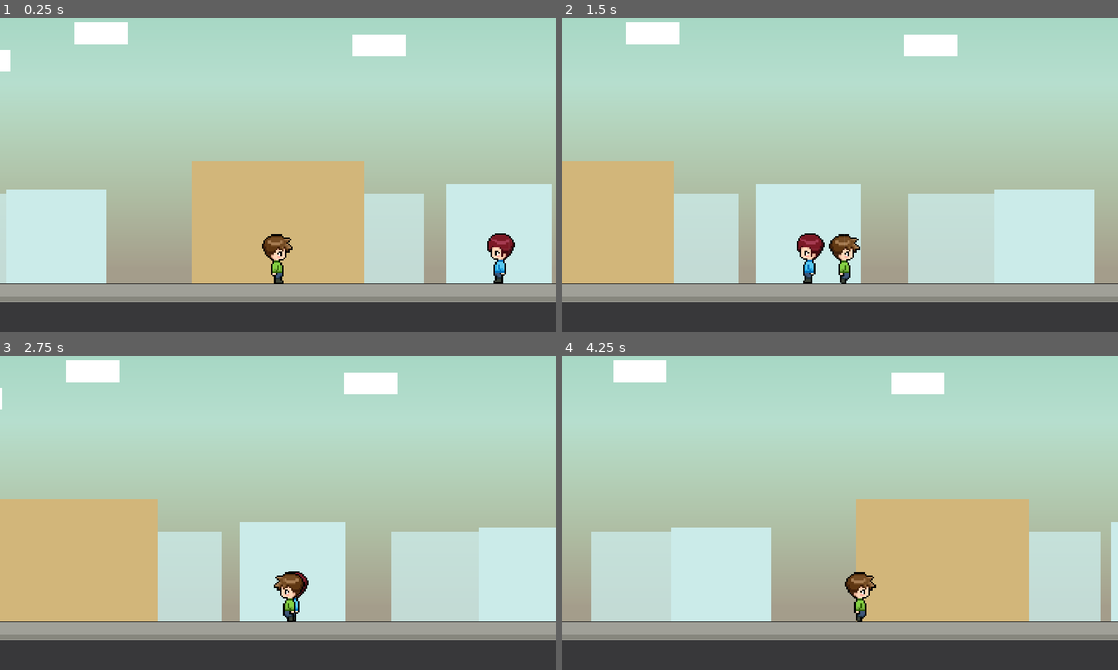
Above: before the commit, frames 1-4 (two rows, left to right).
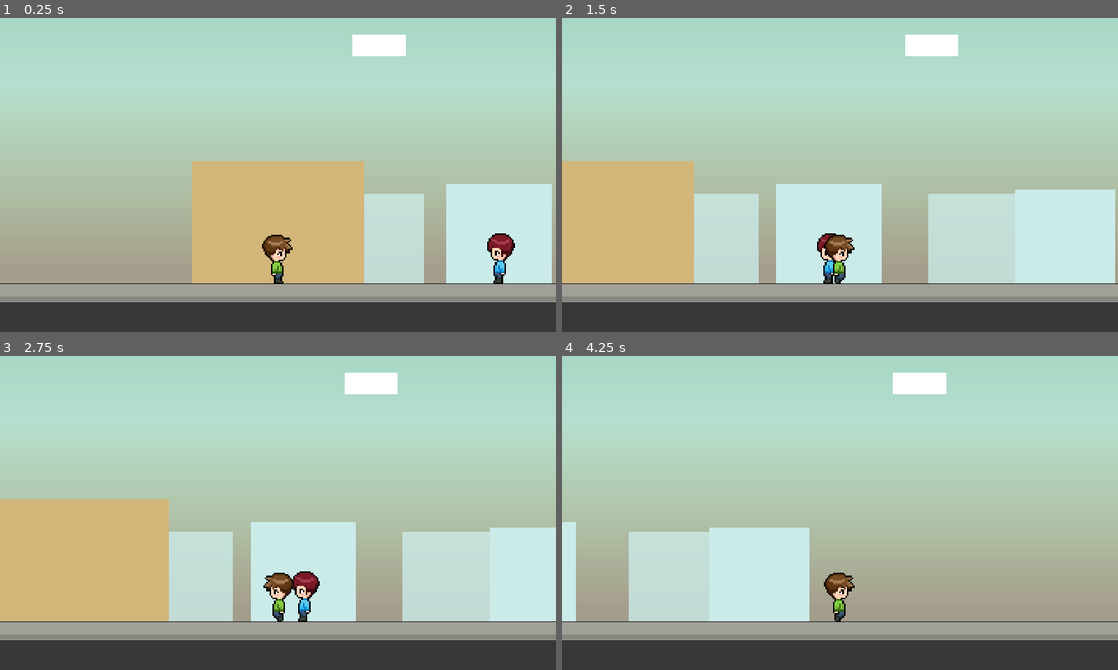
Above: after the commit, the same moments.

Repository: zeskysee/we-missed-party
Game: Godot game, scene res://neighborhood.tscn
Same seed, same stepped clock (60 frames per second), same inputs: the game is played once before the commit and once after it. The project has no main scene, so this scene is started directly.
Inputs:
- Up to frame 1 (0.25 s): no input
- Up to frame 2 (1.5 s): tap Enter (ui_accept) at 0.5 s; hold Space (interact) 0.53-1.28 s; hold Right (ui_right) from 0.53 s (still down); tap W (jump) at 0.77 s; tap Space (interact) at 1.35 s
- Up to frame 3 (2.75 s): tap W (jump) at 1.52 s; release Right (ui_right) at 2.03 s; hold Left (ui_left) from 2.03 s (still down); hold Space (interact) from 2.03 s (still down)
- Up to frame 4 (4.25 s): release Left (ui_left) at 2.78 s; release Space (interact) at 2.78 s; hold Right (ui_right) from 2.78 s (still down); tap Space (interact) at 2.85 s; tap W (jump) at 3.02, 3.77 s; hold Space (interact) from 3.53 s (still down)

The runs differ from the first frame. In frame 1, 6.6% of the frame differs, in the area x 0-93%, y 1-85%; in frame 2, 8.6%; in frame 3, 5.0%; in frame 4, 22%, in the area x 0-100%, y 1-85%.

Commit message:
Implement endless NPC spawns

Diff:
--- a/actors/npc.tscn
+++ b/actors/npc.tscn
@@ -11,14 +11,14 @@
 
 [sub_resource type="SpriteFrames" id=2]
 animations = [ {
+"frames": [ ExtResource( 2 ), ExtResource( 3 ) ],
+"loop": true,
+"name": "walk",
+"speed": 5.0
+}, {
 "frames": [ ExtResource( 1 ) ],
 "loop": false,
 "name": "stand",
-"speed": 5.0
-}, {
-"frames": [ ExtResource( 2 ), ExtResource( 3 ) ],
-"loop": true,
-"name": "walk",
 "speed": 5.0
 } ]
 
--- /dev/null
+++ b/actors/npc_data.gd
@@ -0,0 +1,17 @@
+class_name NPCData
+extends Reference
+# Marks what NPC this is and where it should spawn in the parallax.
+
+# The NPC scene to instantiate and spawn.
+var npc_scene: PackedScene
+# Offset spawn from origin of parallax. Vector2(0, 0) means player spawn.
+var parallax_offset: Vector2
+# Scaling of NPC.
+var scale: Vector2
+
+
+func _init(offset, resource = preload("res://actors/npc.tscn"),
+		size = Vector2(0.7, 0.7)):
+	parallax_offset = offset
+	npc_scene = resource
+	scale = size
--- a/actors/player.tscn
+++ b/actors/player.tscn
@@ -8,14 +8,14 @@
 
 [sub_resource type="SpriteFrames" id=1]
 animations = [ {
+"frames": [ ExtResource( 2 ), ExtResource( 1 ) ],
+"loop": true,
+"name": "walk",
+"speed": 5.0
+}, {
 "frames": [ ExtResource( 3 ) ],
 "loop": false,
 "name": "stand",
-"speed": 5.0
-}, {
-"frames": [ ExtResource( 2 ), ExtResource( 1 ) ],
-"loop": true,
-"name": "walk",
 "speed": 5.0
 } ]
 
@@ -57,3 +57,7 @@
 custom_colors/font_color = Color( 0, 0, 0, 1 )
 text = "Press    ' spacebar '   to interact"
 align = 1
+
+[node name="CameraTracker" type="RemoteTransform2D" parent="."]
+update_rotation = false
+update_scale = false
--- a/camera_spectate.gd
+++ b/camera_spectate.gd
@@ -2,8 +2,15 @@
 
 
 export(float) var speed = 600
+# If true, do not use spectate controls.
+export(bool) var is_tracked = false setget set_tracked
 
 
 func _process(delta):
-	var move = Input.get_vector("ui_left", "ui_right", "ui_up", "ui_down")
-	global_position += move * speed * delta
+	if not is_tracked:
+		var move = Input.get_vector("ui_left", "ui_right", "ui_up", "ui_down")
+		global_position += move * speed * delta
+
+
+func set_tracked(enabled):
+	is_tracked = enabled
--- /dev/null
+++ b/neighborhood.gd
@@ -0,0 +1,42 @@
+extends Node2D
+
+
+# Positions where NPC should be.
+var npc_spots = [
+	NPCData.new(Vector2(407, 0))
+]
+
+onready var camera = $Camera
+onready var floor_loop = $Floor
+onready var foreground = $ParallaxBackground/Foreground
+onready var npc_list = $NPCList
+onready var player = $Player
+onready var start_x = 0
+onready var edge_x = foreground.motion_mirroring.x  # order is important
+
+
+func _physics_process(delta):
+	floor_loop.global_position.x = player.global_position.x
+	# Update the position loop.
+	var viewport_half_x = get_viewport().size.x / 2
+	if camera.global_position.x + viewport_half_x > start_x + edge_x:
+		start_x += edge_x
+		respawn()
+	elif camera.global_position.x - viewport_half_x / 2 < start_x - edge_x + \
+			viewport_half_x + 200:
+		start_x -= edge_x
+		respawn()
+
+
+func respawn():
+	# Remove all NPCs who were left behind.
+	for npc in npc_list.get_children():
+		# TODO: Following NPCs should either be moved out of this list,
+		# or have a check so following NPCs don't get destroyed.
+		npc.queue_free()
+	# Respawn NPCs to take on the new loop.
+	for data in npc_spots:
+		var npc = data.npc_scene.instance()
+		npc_list.add_child(npc)
+		npc.global_position = Vector2(start_x, 510) + data.parallax_offset
+		npc.scale = data.scale
--- a/neighborhood.tscn
+++ b/neighborhood.tscn
@@ -1,8 +1,9 @@
-[gd_scene load_steps=10 format=2]
+[gd_scene load_steps=11 format=2]
 
 [ext_resource path="res://camera_spectate.gd" type="Script" id=1]
 [ext_resource path="res://actors/player.tscn" type="PackedScene" id=2]
 [ext_resource path="res://actors/npc.tscn" type="PackedScene" id=3]
+[ext_resource path="res://neighborhood.gd" type="Script" id=4]
 
 [sub_resource type="Gradient" id=1]
 colors = PoolColorArray( 0.164706, 0.631373, 0.447059, 1, 1, 1, 1, 1 )
@@ -21,19 +22,20 @@
 [sub_resource type="PhysicsMaterial" id=5]
 
 [sub_resource type="RectangleShape2D" id=6]
-extents = Vector2( 2657, 18 )
+extents = Vector2( 3750, 16.5 )
 
 [node name="Neighborhood" type="Node2D"]
+script = ExtResource( 4 )
 
 [node name="ParallaxBackground" type="ParallaxBackground" parent="."]
 
 [node name="Static" type="ParallaxLayer" parent="ParallaxBackground"]
-motion_mirroring = Vector2( 1250, 0 )
+motion_mirroring = Vector2( 2048, 0 )
 
 [node name="Gradient" type="Sprite" parent="ParallaxBackground/Static"]
-position = Vector2( 482, -134 )
+position = Vector2( -765.784, -134.005 )
 rotation = 1.5708
-scale = Vector2( 0.436021, 4015.12 )
+scale = Vector2( 0.436021, 6510.69 )
 texture = SubResource( 2 )
 
 [node name="Ground" type="Sprite" parent="ParallaxBackground/Static/Gradient"]
@@ -43,7 +45,7 @@
 
 [node name="Clouds" type="ParallaxLayer" parent="ParallaxBackground"]
 motion_scale = Vector2( 0.04, 1 )
-motion_mirroring = Vector2( 1250, 0 )
+motion_mirroring = Vector2( 2048, 0 )
 
 [node name="Cloudgroup" type="Node2D" parent="ParallaxBackground/Clouds"]
 
@@ -97,7 +99,7 @@
 
 [node name="Extras" type="ParallaxLayer" parent="ParallaxBackground"]
 motion_scale = Vector2( 0.98, 1 )
-motion_mirroring = Vector2( 1250, 0 )
+motion_mirroring = Vector2( 2048, 0 )
 
 [node name="House2" type="Sprite" parent="ParallaxBackground/Extras"]
 modulate = Color( 1, 1, 1, 0.784314 )
@@ -130,7 +132,7 @@
 }
 
 [node name="Housing" type="ParallaxLayer" parent="ParallaxBackground"]
-motion_mirroring = Vector2( 1250, 0 )
+motion_mirroring = Vector2( 2048, 0 )
 
 [node name="PartyHouseStart" type="Sprite" parent="ParallaxBackground/Housing"]
 position = Vector2( 0, 504 )
@@ -146,6 +148,7 @@
 }
 
 [node name="PartyHouseEnd" type="Sprite" parent="ParallaxBackground/Housing"]
+visible = false
 position = Vector2( 1250, 504 )
 
 [node name="Placeholder" type="ColorRect" parent="ParallaxBackground/Housing/PartyHouseEnd"]
@@ -186,7 +189,7 @@
 }
 
 [node name="Foreground" type="ParallaxLayer" parent="ParallaxBackground"]
-motion_mirroring = Vector2( 1250, 0 )
+motion_mirroring = Vector2( 2048, 0 )
 
 [node name="Sprite" type="Sprite" parent="ParallaxBackground/Foreground"]
 position = Vector2( 420, 455 )
@@ -251,33 +254,42 @@
 "_edit_use_anchors_": false
 }
 
-[node name="StaticBody2D" type="StaticBody2D" parent="ParallaxBackground"]
+[node name="Floor" type="StaticBody2D" parent="."]
+position = Vector2( 2, 529 )
 collision_layer = 4
 collision_mask = 0
 physics_material_override = SubResource( 5 )
 
-[node name="CollisionShape2D" type="CollisionShape2D" parent="ParallaxBackground/StaticBody2D"]
-position = Vector2( 1116, 530 )
+[node name="CollisionShape2D" type="CollisionShape2D" parent="Floor"]
 shape = SubResource( 6 )
 
 [node name="Spawnpoint" type="Node2D" parent="."]
 position = Vector2( 0, 500 )
 
 [node name="Camera" type="Camera2D" parent="."]
-position = Vector2( 0, 300 )
+position = Vector2( -3.05176e-05, 510 )
 current = true
 limit_top = 0
 limit_bottom = 600
 script = ExtResource( 1 )
 speed = 500.0
-
-[node name="NPC" parent="." instance=ExtResource( 3 )]
+is_tracked = true
+
+[node name="NPCList" type="Node2D" parent="."]
+
+[node name="NPC" parent="NPCList" instance=ExtResource( 3 )]
 position = Vector2( 407, 510 )
 scale = Vector2( 0.7, 0.7 )
 
 [node name="Player" parent="." instance=ExtResource( 2 )]
 position = Vector2( -3.05176e-05, 510 )
 scale = Vector2( 0.7, 0.7 )
-
-[connection signal="contact" from="NPC" to="Player" method="_on_NPC_contact"]
-[connection signal="contact_loss" from="NPC" to="Player" method="_on_NPC_contact_loss"]
+speed = Vector2( 450, 600 )
+
+[node name="CameraTracker" parent="Player" index="3"]
+remote_path = NodePath("../../Camera")
+
+[connection signal="contact" from="NPCList/NPC" to="Player" method="_on_NPC_contact"]
+[connection signal="contact_loss" from="NPCList/NPC" to="Player" method="_on_NPC_contact_loss"]
+
+[editable path="Player"]
--- a/project.godot
+++ b/project.godot
@@ -13,9 +13,15 @@
 "class": "Actor",
 "language": "GDScript",
 "path": "res://actors/actor.gd"
+}, {
+"base": "Reference",
+"class": "NPCData",
+"language": "GDScript",
+"path": "res://actors/npc_data.gd"
 } ]
 _global_script_class_icons={
-"Actor": ""
+"Actor": "",
+"NPCData": ""
 }
 
 [application]
